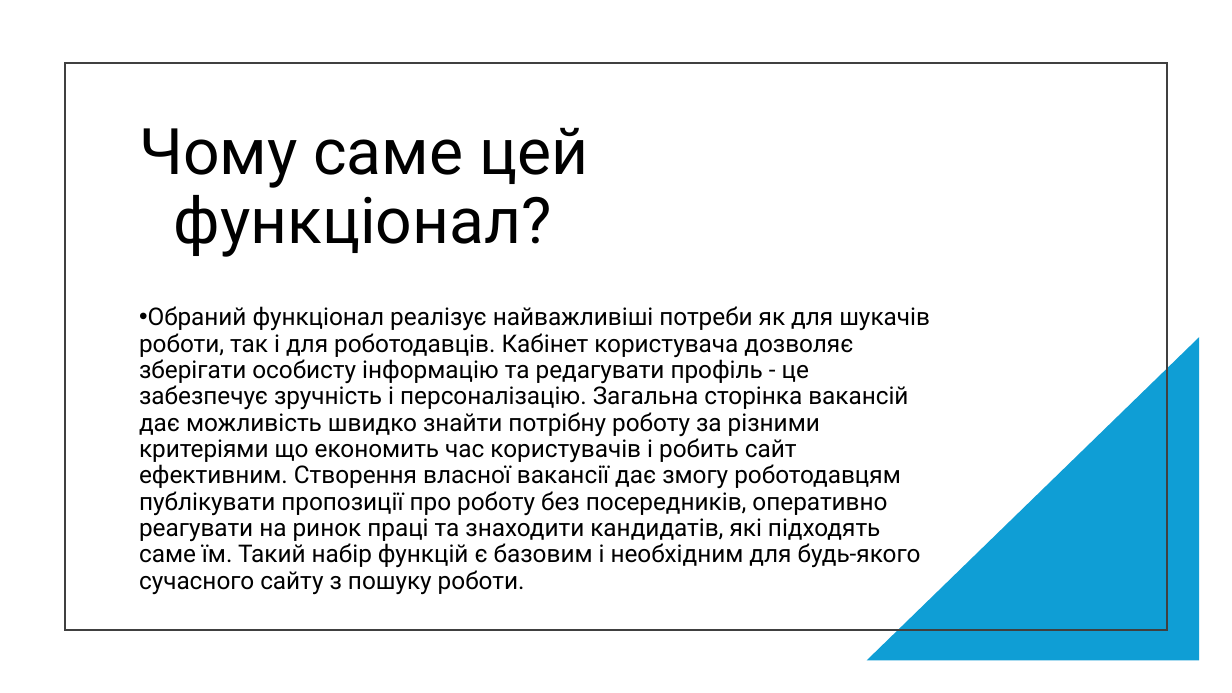
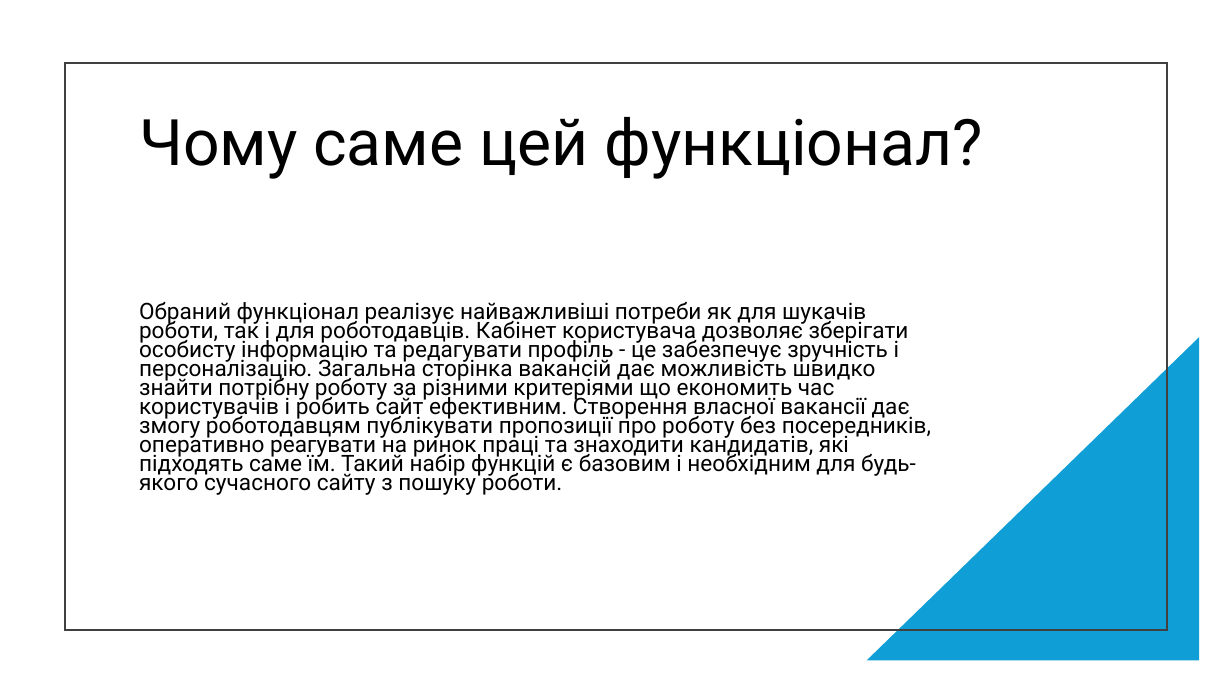
Before and after one commit to WhyTile/Unik-practice, a slide deck: slide 10 of Презентація.pptx (slide 6 before the commit). Drawn at 1232x693 pixels with LibreOffice and Linux fonts; fonts in the diff are those of the drawing. Boxes give left, top, right and bottom in pixels: in the first picture for what was removed or moved away, otherwise in the second. Text is boxed around its words. In the diff, an @@ line names an element or a change of style, - is before the commit and + after.

```diff
--- a/Презентація.pptx
+++ b/Презентація.pptx
@@ title "Чому саме цей функціонал?" rewrapped from box(139, 127, 588, 257) to box(139, 117, 983, 179) @@
@@ text "Обраний функціонал реалізує найважливіші потреби ..." at box(139, 302, 931, 495): size 19 to 17.6 pt; bullet • to none; line spacing 0.9 to 0.7 @@
```
Also in this commit, not shown: 7 other slides changed, 6 slides added, 1 slide removed.
